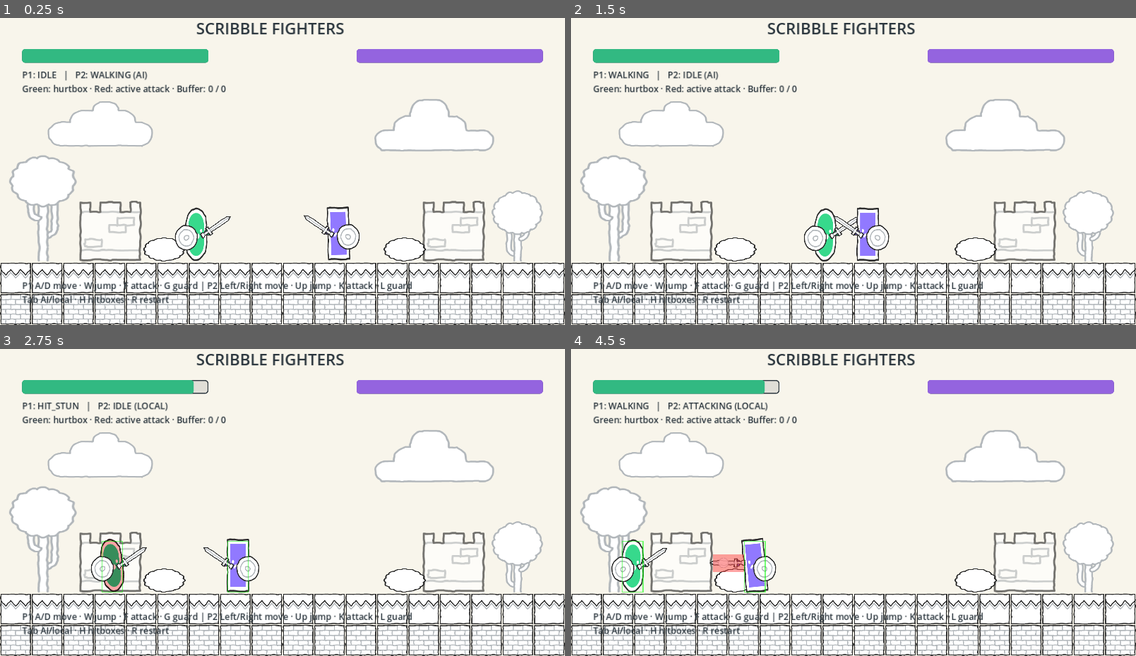
Above: before the commit, frames 1-4 (two rows, left to right).
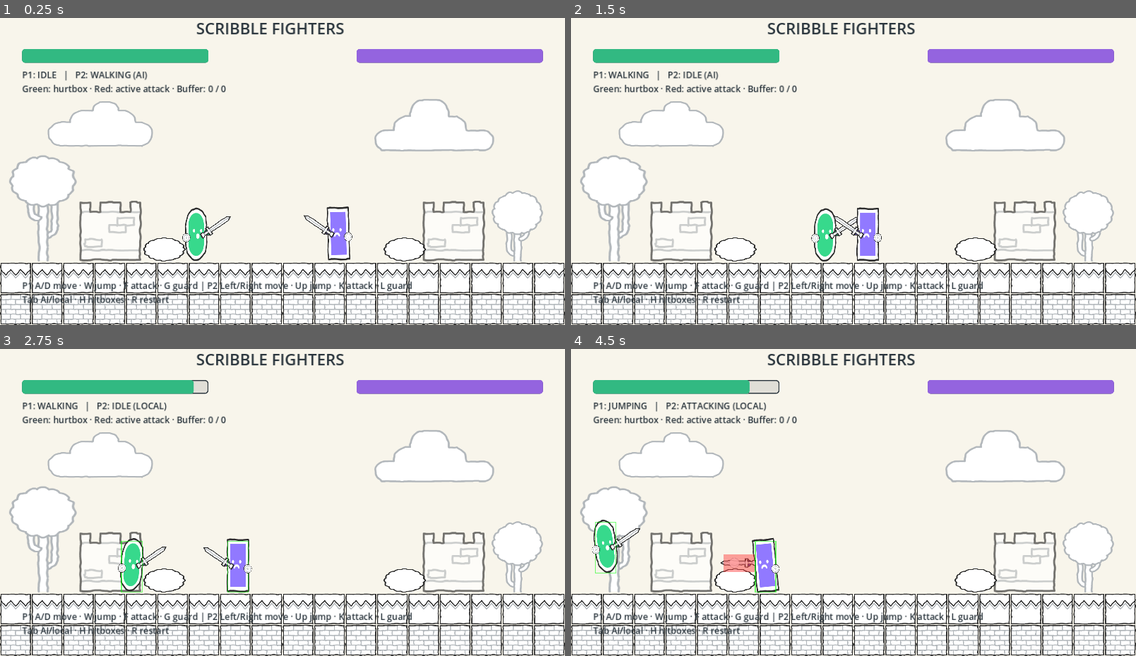
Above: after the commit, the same moments.

Repository: fiveft55/BIX322-FigntinGame
Game: Godot game, scene res://scenes/arena.tscn
The game is run twice, just before and just after one commit, with the same random seed, the same clock (stepped at 60 frames per second) and the same inputs.
Inputs:
- Up to frame 1 (0.25 s): no input
- Up to frame 2 (1.5 s): hold D (p1_right) 0.53-1.28 s; tap Tab (ai) at 0.6, 1.35 s; tap W (p1_jump) at 0.77 s; hold A (p1_left) from 1.28 s (still down)
- Up to frame 3 (2.75 s): tap W (p1_jump) at 1.52 s; release A (p1_left) at 2.03 s; hold D (p1_right) from 2.03 s (still down); tap H (boxes) at 2.1 s; tap Tab (ai) at 2.3 s
- Up to frame 4 (4.5 s): tap F (p1_attack) at 2.85 s; tap W (p1_jump) at 3.02, 3.77 s; tap Tab (ai) at 3.05, 3.8 s; release D (p1_right) at 3.53 s; hold A (p1_left) from 3.53 s (still down); tap G (p1_block) at 3.6 s; tap K (p2_attack) at 4.35 s

The runs differ from the first frame. In frame 1, 0.3% of the frame differs, in the area x 30-64%, y 67-76%; in frame 2, 0.3%; in frame 3, 1.6%; in frame 4, 2.7%, in the area x 3-37%, y 10-80%.

Commit message:
Add block parry recoil and reduce shield size and stun duration

Diff:
--- a/scenes/fighter_green.tscn
+++ b/scenes/fighter_green.tscn
@@ -34,8 +34,9 @@
 texture = ExtResource("hand")
 
 [node name="Shield" type="Sprite2D" parent="Visuals/Rig/RearHand"]
+z_index = 5
 position = Vector2(0, 0)
-scale = Vector2(1, 1.125)
+scale = Vector2(0.35, 0.39375)
 texture = ExtResource("shield")
 
 [node name="PunchEffect" type="Sprite2D" parent="Visuals/Rig"]
--- a/scenes/fighter_purple.tscn
+++ b/scenes/fighter_purple.tscn
@@ -34,8 +34,9 @@
 texture = ExtResource("hand")
 
 [node name="Shield" type="Sprite2D" parent="Visuals/Rig/RearHand"]
+z_index = 5
 position = Vector2(0, 0)
-scale = Vector2(1, 1.125)
+scale = Vector2(0.35, 0.39375)
 texture = ExtResource("shield")
 
 [node name="PunchEffect" type="Sprite2D" parent="Visuals/Rig"]
--- a/scripts/fighter.gd
+++ b/scripts/fighter.gd
@@ -18,6 +18,7 @@
 @export_range(0, 500, 1) var hit_push_distance: float = GameSettings.HIT_PUSH
 @export_range(0, 1000, 1) var hit_jump_speed: float = GameSettings.HIT_JUMP_SPEED
 @export_range(0, 3, 0.05) var hit_stun_seconds: float = GameSettings.HIT_STUN_SECONDS
+@export_range(0, 500, 1) var parry_push_distance: float = GameSettings.PARRY_PUSH
 var knockback_remaining := 0.0
 var knockback_speed := 0.0
 @export_range(1, 2) var player_index := 1
@@ -208,6 +209,7 @@
 	knockback_remaining = 0.0
 	knockback_speed = 0.0
 	if guarded:
+		attacker.receive_parry(self)
 		# A successful guard keeps the fighter grounded with a small shove.
 		position.x = clampf(
 			position.x + away * GameSettings.BLOCK_PUSH,
@@ -221,6 +223,21 @@
 	if is_instance_valid(visuals):
 		visuals.update_pose()
 
+func receive_parry(defender: Fighter) -> void:
+	# Every successful front block parries: cancel the swing without dealing damage.
+	change_state(State.HIT_STUN)
+	stun_remaining = maxi(1, ceili(GameSettings.PARRY_STUN_SECONDS * 60.0))
+	buffer.clear()
+	var away := signf(position.x - defender.position.x)
+	if away == 0:
+		away = -facing
+	knockback_remaining = away * parry_push_distance
+	var travel_seconds := minf(GameSettings.KNOCKBACK_SECONDS, stun_remaining / 60.0)
+	knockback_speed = parry_push_distance / travel_seconds
+	if is_instance_valid(visuals):
+		visuals.update_pose()
+
+
 func reset_fighter(x: float) -> void:
 	change_state(State.IDLE)
 	health = GameSettings.MAX_HEALTH
--- a/scripts/game_settings.gd
+++ b/scripts/game_settings.gd
@@ -23,10 +23,12 @@
 const BLOCK_DAMAGE := 1
 const BLOCK_STUN_FRAMES := 8
 const HIT_PUSH := 180.0 # Default travel distance on an unblocked hit, pixels.
-const HIT_STUN_SECONDS := 1.0 # Minimum unblocked stun; attacks can specify longer.
+const HIT_STUN_SECONDS := 0.5 # Minimum unblocked stun; attacks can specify longer.
 const KNOCKBACK_SECONDS := 0.3 # Travel completes before the stun wears off.
 const HIT_JUMP_SPEED := 260.0 # Default upward hit launch, pixels per second.
 const BLOCK_PUSH := 8.0
+const PARRY_PUSH := 120.0 # Attacker recoil distance after a front block.
+const PARRY_STUN_SECONDS := 0.5
 const AI_APPROACH_DISTANCE := 105.0
 const AI_ATTACK_DISTANCE := 145.0
 const AI_ATTACK_INTERVAL := 0.6
--- a/tests/knockback_test.gd
+++ b/tests/knockback_test.gd
@@ -53,23 +53,43 @@
 	check(target.velocity == Vector2.ZERO and target.knockback_remaining == 0, "Reset clears knockback momentum")
 	target.hit_push_distance = GameSettings.HIT_PUSH
 	target.receive_hit(GameSettings.ATTACKS[0], attacker)
-	check(target.stun_remaining == 60, "Default stun lasts one second at 60 Hz")
+	check(target.stun_remaining == 30, "Default stun lasts half a second at 60 Hz")
 	Input.action_press("p1_left")
 	target.buffer.push(&"attack")
 	target.buffer.push(&"jump")
 	for frame in range(18):
 		target.tick(1.0 / 60)
 	check(is_equal_approx(target.position.x, 680), "Stronger default knockback travels 180 pixels")
-	for frame in range(41):
+	for frame in range(11):
 		target.tick(1.0 / 60)
-	check(target.state == Fighter.State.HIT_STUN and target.stun_remaining == 1, "Movement, attack, and jump cannot interrupt one-second stun")
+	check(target.state == Fighter.State.HIT_STUN and target.stun_remaining == 1, "Movement, attack, and jump cannot interrupt half-second stun")
 	check(is_equal_approx(target.position.x, 680), "Knockback stops while stun remains")
 	target.tick(1.0 / 60)
-	check(target.state == Fighter.State.IDLE, "Stun ends after the sixtieth tick")
+	check(target.state == Fighter.State.IDLE, "Stun ends after the thirtieth tick")
 	Input.action_release("p1_left")
 	target.reset_fighter(500)
-	target.hit_stun_seconds = 0.5
+	target.hit_stun_seconds = 0.75
 	target.receive_hit(GameSettings.ATTACKS[0], attacker)
-	check(target.stun_remaining == 30, "Inspector stun duration is editable")
+	check(target.stun_remaining == 45, "Inspector stun duration is editable")
+	attacker.reset_fighter(400)
+	target.reset_fighter(500)
+	attacker.facing = 1
+	attacker.start_attack()
+	for frame in range(6):
+		attacker.tick(1.0 / 60)
+	target.facing = -1
+	target.change_state(Fighter.State.BLOCKING)
+	target.receive_hit(GameSettings.ATTACKS[0], attacker)
+	check(attacker.state == Fighter.State.HIT_STUN and attacker.hitbox == null, "Front block parries and interrupts the attacker")
+	check(attacker.health == GameSettings.MAX_HEALTH and attacker.stun_remaining == 30, "Parry deals no damage and stuns for half a second")
+	for frame in range(18):
+		attacker.tick(1.0 / 60)
+	check(is_equal_approx(attacker.position.x, 280), "Parry pushes attacker away by editable distance")
+	attacker.reset_fighter(600)
+	target.reset_fighter(500)
+	target.facing = -1
+	target.change_state(Fighter.State.BLOCKING)
+	target.receive_hit(GameSettings.ATTACKS[0], attacker)
+	check(attacker.state == Fighter.State.IDLE, "Rear hit cannot trigger a parry")
 	print("Knockback checks: ", "PASS" if failures == 0 else "FAIL", " (", failures, " failures)")
 	quit(0 if failures == 0 else 1)
Not shown, changed: CODE_GUIDE.md
Not shown, changed: README.md
Not shown, changed: SCENE_GUIDE.md
